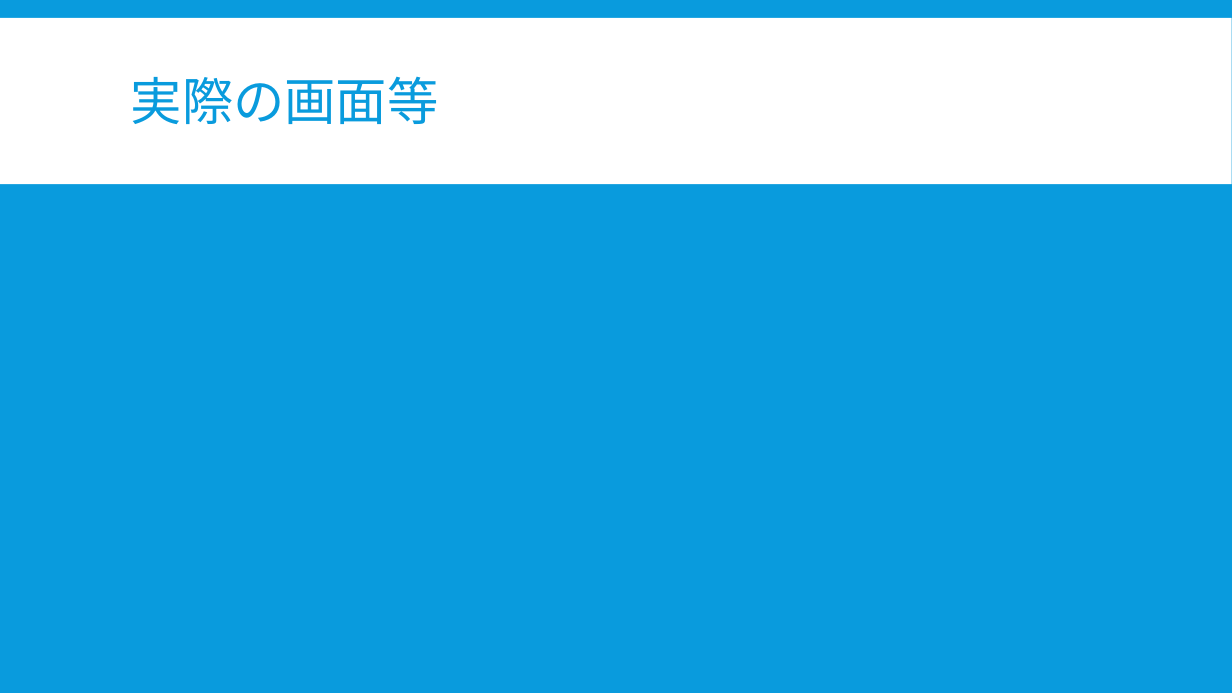
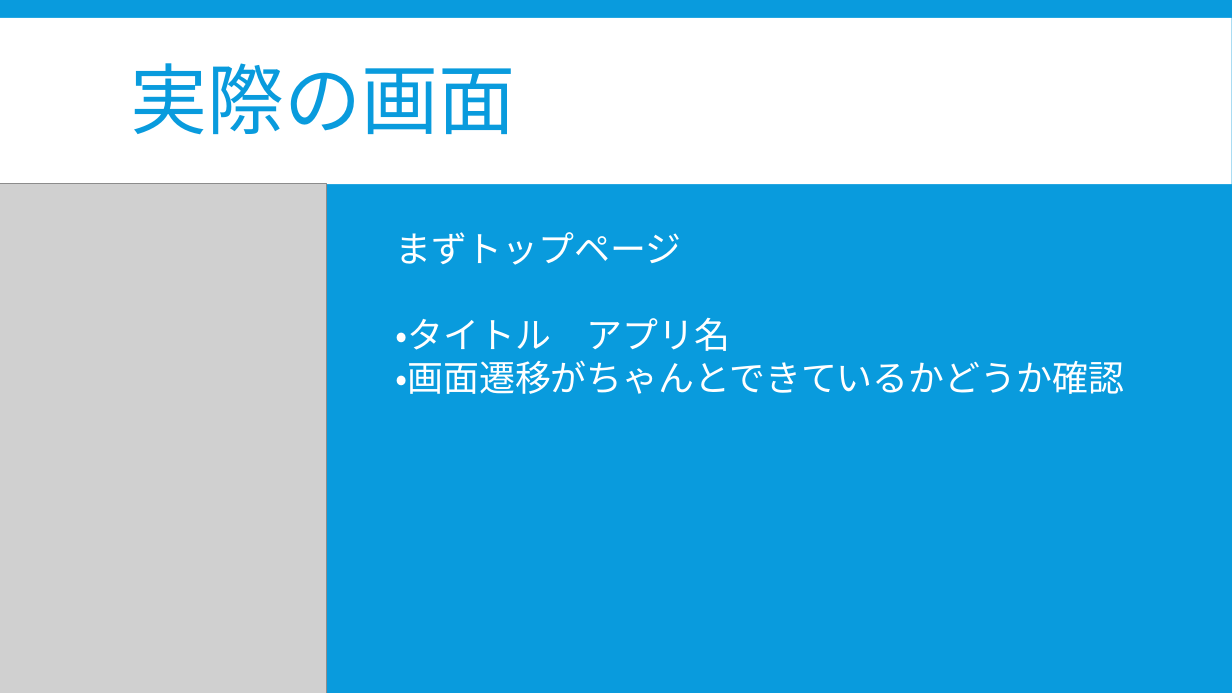
Before and after one commit to hanzawayuki/mobile, a slide deck: slide 4 of 金銭管理アプリ.pptx. Drawn at 1232x693 pixels with LibreOffice and Linux fonts; fonts in the diff are those of the drawing; grey boxes stand for pictures. Boxes give left, top, right and bottom in pixels: in the first picture for what was removed or moved away, otherwise in the second. Text is boxed around its words. In the diff, an @@ line names an element or a change of style, - is before the commit and + after.

```diff
--- a/金銭管理アプリ.pptx
+++ b/金銭管理アプリ.pptx
@@ title at (x1=131, y1=63, x2=516, y2=135): text changed; size 40 to 60 pt @@
-実際の画面等
+実際の画面
@@ picture added at (x1=0, y1=183, x2=327, y2=693) @@
@@ text added at (x1=395, y1=232, x2=1124, y2=394), 28 pt, text #FFFFFF @@
+まずトップページ
+・タイトル アプリ名
+・画面遷移がちゃんとできているかどうか確認
```
Also in this commit, not shown: 3 other slides changed, 3 slides added, 1 slide removed.
